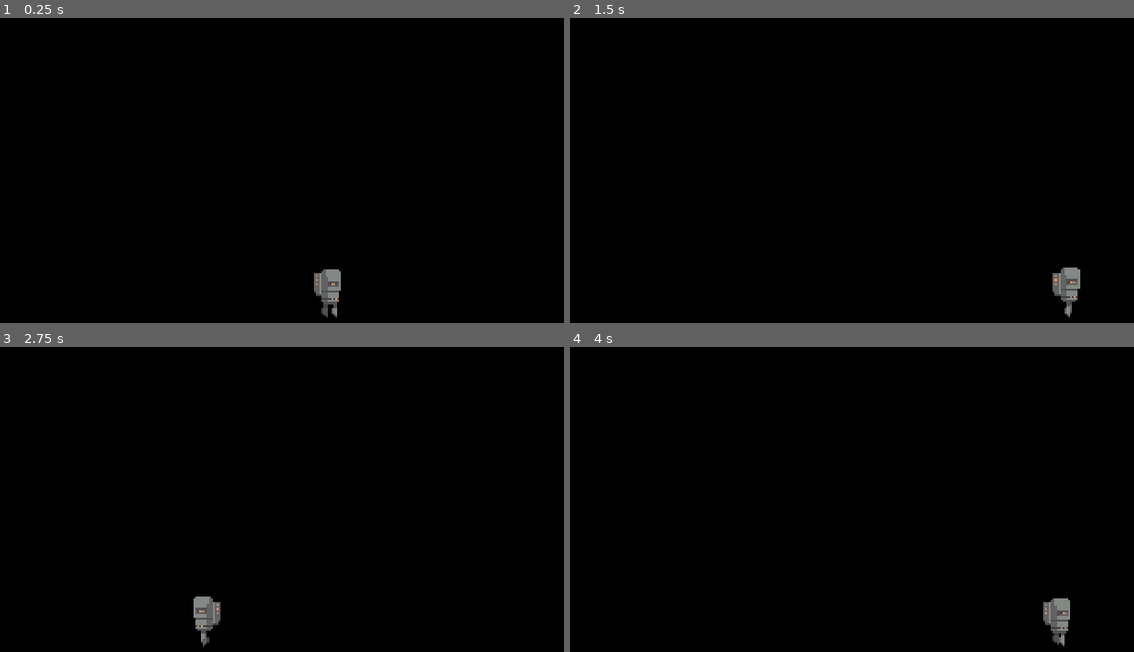
Above: before the commit, frames 1-4 (two rows, left to right).
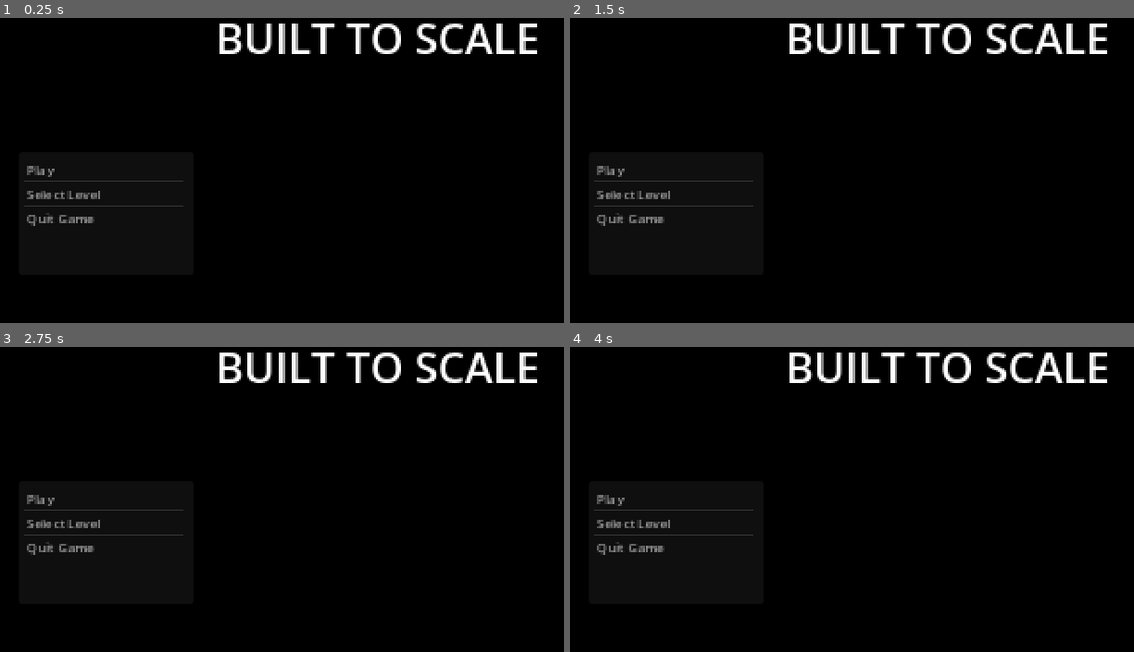
Above: after the commit, the same moments.

Repository: ricklusuardi/BuiltToScale2024
Game: Godot game, scene res://MainMenu.tscn
The game is run twice, just before and just after one commit, with the same random seed, the same clock (stepped at 60 frames per second) and the same inputs. Before the commit the project starts from res://world.tscn.
Inputs:
- Up to frame 1 (0.25 s): no input
- Up to frame 2 (1.5 s): hold Right (ui_right) from 0.53 s (still down)
- Up to frame 3 (2.75 s): release Right (ui_right) at 2.03 s; hold Left (ui_left) from 2.03 s (still down)
- Up to frame 4 (4 s): release Left (ui_left) at 2.78 s; hold Right (ui_right) from 2.78 s (still down)

The runs differ from the first frame. In frame 1, 3.7% of the frame differs, in the area x 4-96%, y 1-99%; in frame 2, 3.7%; in frame 3, 3.7%; in frame 4, 3.7%.

Commit message:
built simple main menu with level select

Diff:
--- /dev/null
+++ b/MainMenu.gd
@@ -0,0 +1,34 @@
+extends Node2D
+
+
+# Called when the node enters the scene tree for the first time.
+func _ready():
+	pass # Replace with function body.
+
+
+# Called every frame. 'delta' is the elapsed time since the previous frame.
+func _process(delta):
+	pass
+
+
+
+#func _on_play_button_button_down():
+	#get_tree().change_scene_to_file("res://world.tscn")
+
+
+func _on_item_list_item_selected(index):
+	if (index == 0):
+		get_tree().change_scene_to_file("res://world.tscn")
+	elif (index == 1):
+		$LevelSelect.visible = true
+	elif (index ==2):
+		get_tree().quit() # Replace with function body.
+
+
+func _on_level_select_item_selected(index):
+	if (index == 0):
+		get_tree().change_scene_to_file("res://world.tscn")
+	elif (index == 1):
+		pass
+	elif (index ==2):
+		pass
--- /dev/null
+++ b/MainMenu.tscn
@@ -0,0 +1,61 @@
+[gd_scene load_steps=4 format=3 uid="uid://dx0lmr82dpgra"]
+
+[ext_resource type="Texture2D" uid="uid://bqgbx7ekke07d" path="res://sprite/SpaceBackground.png" id="1_7jrx7"]
+[ext_resource type="Script" path="res://MainMenu.gd" id="1_42cvj"]
+
+[sub_resource type="LabelSettings" id="LabelSettings_ibkut"]
+font_size = 33
+
+[node name="MainMenu" type="Node2D"]
+script = ExtResource("1_42cvj")
+
+[node name="SpaceBackground" type="Sprite2D" parent="."]
+z_index = -3
+position = Vector2(296, 200)
+texture = ExtResource("1_7jrx7")
+
+[node name="Camera2D" type="Camera2D" parent="."]
+position = Vector2(296, 200)
+zoom = Vector2(2, 2)
+
+[node name="Label" type="Label" parent="."]
+texture_filter = 1
+offset_left = 184.0
+offset_top = 88.0
+offset_right = 438.0
+offset_bottom = 136.0
+text = "BUILT TO SCALE"
+label_settings = SubResource("LabelSettings_ibkut")
+horizontal_alignment = 1
+
+[node name="ItemList" type="ItemList" parent="."]
+texture_filter = 1
+offset_left = 32.0
+offset_top = 200.0
+offset_right = 168.0
+offset_bottom = 296.0
+focus_mode = 0
+theme_override_font_sizes/font_size = 10
+item_count = 3
+item_0/text = "Play"
+item_1/text = "Select Level"
+item_2/text = "Quit Game"
+
+[node name="LevelSelect" type="ItemList" parent="."]
+visible = false
+texture_filter = 1
+offset_left = 272.0
+offset_top = 200.0
+offset_right = 400.0
+offset_bottom = 264.0
+focus_mode = 0
+theme_override_font_sizes/font_size = 10
+item_count = 3
+same_column_width = true
+fixed_column_width = 40
+item_0/text = "Level 1"
+item_1/text = "Level 2"
+item_2/text = "Level 3"
+
+[connection signal="item_selected" from="ItemList" to="." method="_on_item_list_item_selected"]
+[connection signal="item_selected" from="LevelSelect" to="." method="_on_level_select_item_selected"]
--- a/SizeChangeEffect.tscn
+++ b/SizeChangeEffect.tscn
@@ -2,6 +2,21 @@
 
 [ext_resource type="Script" path="res://SizeChangeEffect.gd" id="1_3dtgc"]
 [ext_resource type="Texture2D" uid="uid://bexrauioyemho" path="res://sprite/Gravity-Sheet.png" id="2_6h57i"]
+
+[sub_resource type="Animation" id="Animation_u4gk3"]
+length = 0.001
+tracks/0/type = "value"
+tracks/0/imported = false
+tracks/0/enabled = true
+tracks/0/path = NodePath("Gravity-sheet:frame")
+tracks/0/interp = 1
+tracks/0/loop_wrap = true
+tracks/0/keys = {
+"times": PackedFloat32Array(0),
+"transitions": PackedFloat32Array(1),
+"update": 1,
+"values": [0]
+}
 
 [sub_resource type="Animation" id="Animation_ti4j8"]
 resource_name = "SizeUp"
@@ -18,21 +33,6 @@
 "transitions": PackedFloat32Array(1, 1, 1, 1, 1, 1, 1, 1, 1, 1, 1, 1, 1, 1, 1, 1, 1, 1, 1, 1),
 "update": 1,
 "values": [0, 1, 2, 3, 4, 5, 6, 7, 8, 9, 10, 11, 12, 13, 14, 15, 16, 17, 18, 19]
-}
-
-[sub_resource type="Animation" id="Animation_u4gk3"]
-length = 0.001
-tracks/0/type = "value"
-tracks/0/imported = false
-tracks/0/enabled = true
-tracks/0/path = NodePath("Gravity-sheet:frame")
-tracks/0/interp = 1
-tracks/0/loop_wrap = true
-tracks/0/keys = {
-"times": PackedFloat32Array(0),
-"transitions": PackedFloat32Array(1),
-"update": 1,
-"values": [0]
 }
 
 [sub_resource type="AnimationLibrary" id="AnimationLibrary_7sn6o"]
--- a/project.godot
+++ b/project.godot
@@ -11,7 +11,7 @@
 [application]
 
 config/name="Built To Scale 2024"
-run/main_scene="res://world.tscn"
+run/main_scene="res://MainMenu.tscn"
 config/features=PackedStringArray("4.2", "Forward Plus")
 config/icon="res://icon.svg"
 
